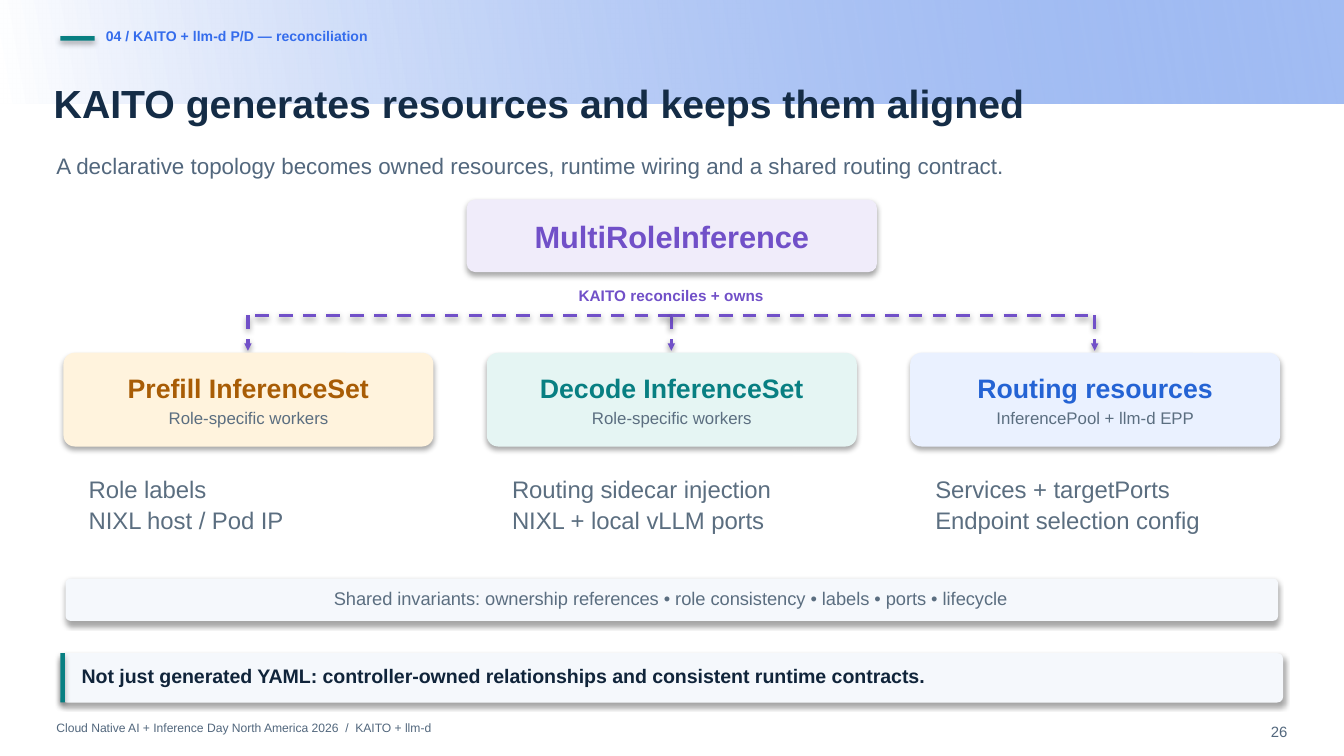
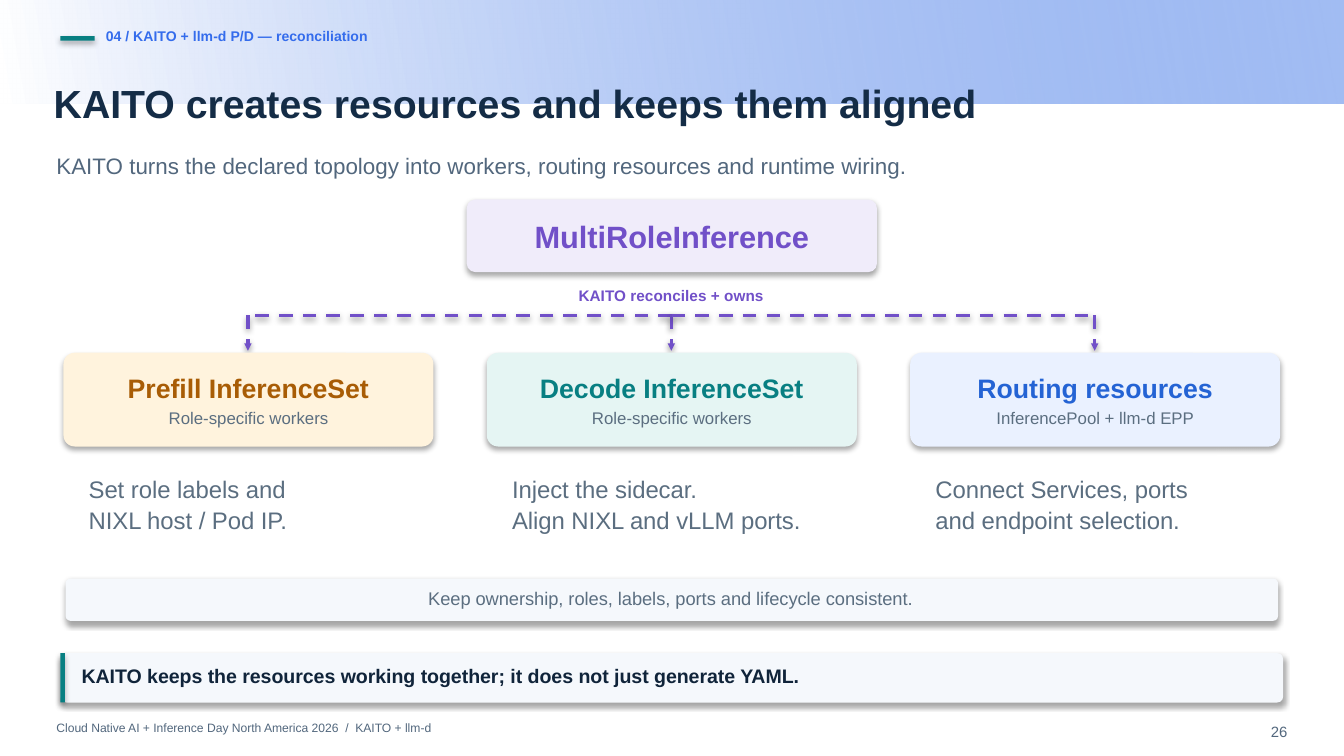
Before and after one commit to andyzhangx/demo, a slide deck: slide 26 of llm/pd-disaggregation/kubecon-na-2026-pd-disaggregation-kaito-llmd.pptx. Drawn at 1344x756 pixels with LibreOffice and Linux fonts; fonts in the diff are those of the drawing; background and template pictures are left out. Boxes give left, top, right and bottom in pixels: in the first picture for what was removed or moved away, otherwise in the second. Text is boxed around its words. In the diff, an @@ line names an element or a change of style, - is before the commit and + after.

```diff
--- a/llm/pd-disaggregation/kubecon-na-2026-pd-disaggregation-kaito-llmd.pptx
+++ b/llm/pd-disaggregation/kubecon-na-2026-pd-disaggregation-kaito-llmd.pptx
@@ text at <box>54,89,976,126</box>: text changed @@
-KAITO generates resources and keeps them aligned
+KAITO creates resources and keeps them aligned
@@ text at <box>56,158,906,179</box>: text changed @@
-A declarative topology becomes owned resources, runtime wiring and a shared routing contract.
+KAITO turns the declared topology into workers, routing resources and runtime wiring.
@@ text at <box>89,480,287,529</box>: text changed @@
-Role labels
-NIXL host / Pod IP
+Set role labels and
+NIXL host / Pod IP.
@@ text at <box>512,480,800,534</box>: text changed @@
-Routing sidecar injection
-NIXL + local vLLM ports
+Inject the sidecar.
+Align NIXL and vLLM ports.
@@ text at <box>935,480,1188,534</box>: text changed @@
-Services + targetPorts
-Endpoint selection config
+Connect Services, ports
+and endpoint selection.
@@ text at <box>428,591,913,609</box>: text changed @@
-Shared invariants: ownership references • role consistency • labels • ports • lifecycle
+Keep ownership, roles, labels, ports and lifecycle consistent.
@@ text at <box>82,668,799,687</box>: text changed @@
-Not just generated YAML: controller-owned relationships and consistent runtime contracts.
+KAITO keeps the resources working together; it does not just generate YAML.
```
Also in this commit, not shown: 48 other slides changed.
